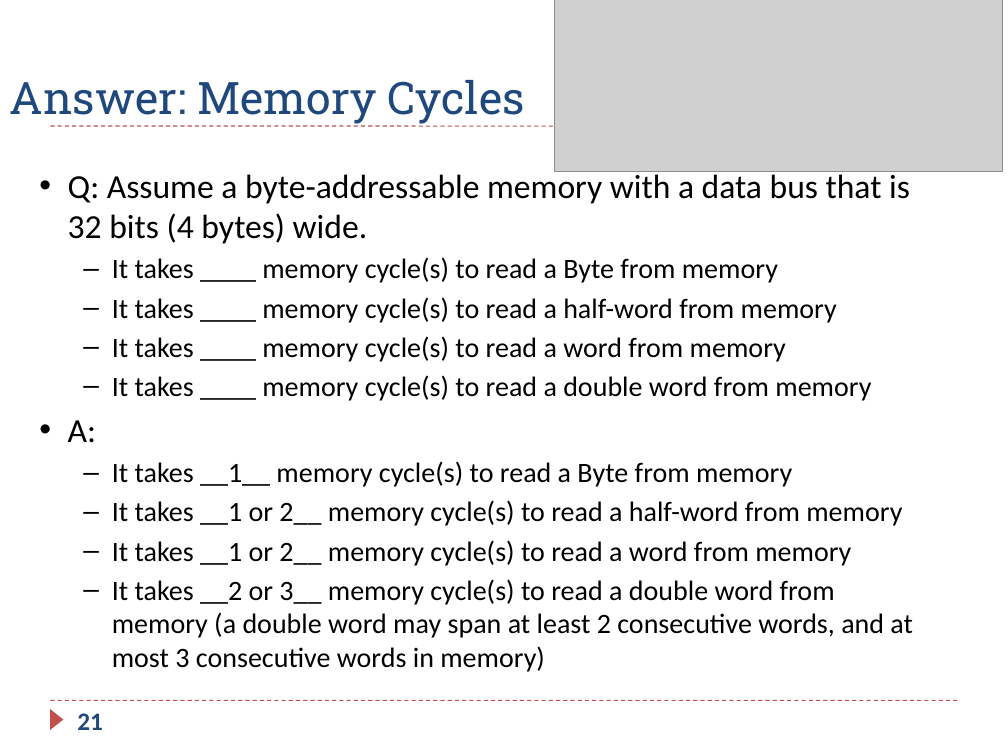
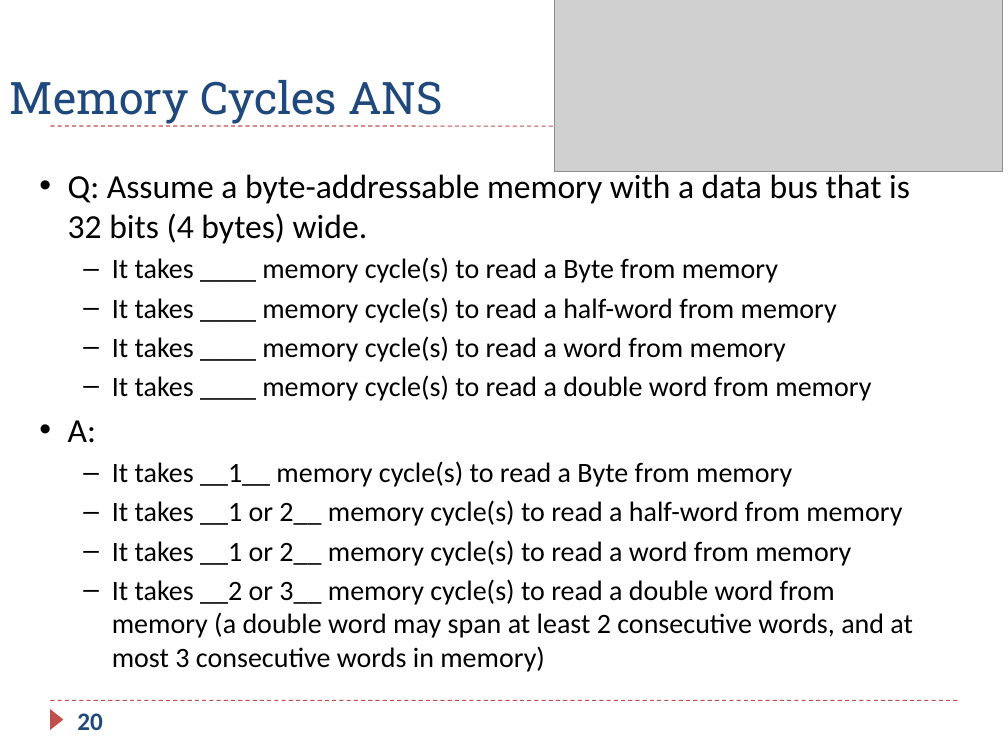
Before and after one commit to guhofstra/CSC111Fa25, a slide deck: slide 20 of PPTs/Ch5_ARM_Load_Store_Exercises_ANS.pptx (slide 21 before the commit). Drawn at 1008x756 pixels with LibreOffice and Linux fonts; fonts in the diff are those of the drawing; grey boxes stand for pictures. Boxes give left, top, right and bottom in pixels: in the first picture for what was removed or moved away, otherwise in the second. Text is boxed around its words. In the diff, an @@ line names an element or a change of style, - is before the commit and + after.

```diff
--- a/PPTs/Ch5_ARM_Load_Store_Exercises_ANS.pptx
+++ b/PPTs/Ch5_ARM_Load_Store_Exercises_ANS.pptx
@@ title at (10,80,443,126): text changed @@
-Answer: Memory Cycles
+Memory Cycles ANS
@@ page number at (77,713,103,730): text changed @@
-21
+20
```
Also in this commit, not shown: 22 other slides changed, 3 slides added, 1 slide removed, 3 other files.
